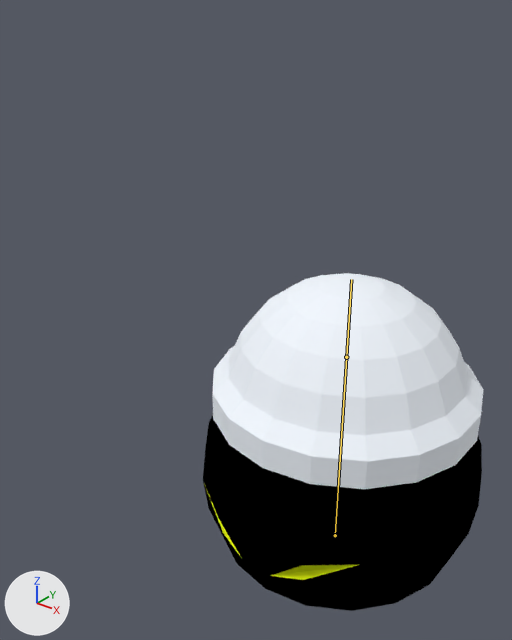
The Blender file Assets/Models/Enemy/Golem.blend, before and after one commit.
Before and after are seen from a 50 mm camera at (3.46, -5.89, 6.24) aimed at (-0.54, -0.9, 3.15). The lights are fixed; the arrows at lower left show +X, +Y and +Z. The bones that bend it are drawn over the model as lines.
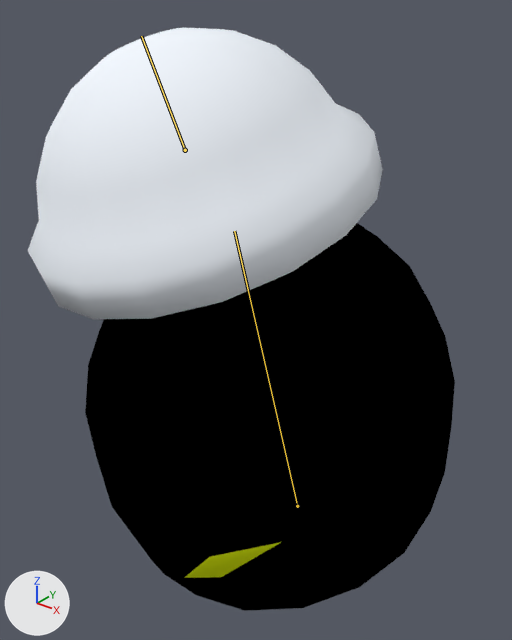
The newer file adds an action. The first version stands in its rest pose; the second is drawn at frame 11 of the action 'GolemAttack'.

Pixel boxes [x1, y1, x2, y2] of what changed, in the pictures (512 x 640 px):
```json
{"object": "Sphere", "change": "posed", "before": [212, 273, 483, 489], "after": [28, 27, 383, 319], "on screen": "31% wider, 35% taller"}
{"object": "Sphere.001", "change": "posed", "before": [203, 415, 482, 611], "after": [85, 223, 455, 611]}
{"bone": "Root", "before": "(335, 535) to (346, 357)", "after": "(297, 506) to (234, 231)"}
{"bone": "Hat", "before": "(346, 357) to (351, 279)", "after": "(185, 150) to (141, 36)"}
```

The change, as JSON lines over the scene's bpy script:
```json
{"block": "bone_root", "where": "bone_root = bpy.data.objects['Armature'].pose.bones['Root']"}
{"op": "set", "path": "bone_root.location", "old": "(0.0, 0.0, 0.0)", "new": "(0.0, 1.027, 0.842)"}
{"op": "set", "path": "bone_root.rotation_quaternion", "old": "(1.0, 0.0, 0.0, 0.0)", "new": "(0.994, 0.098, 0.01, 0.045)", "note": "degrees (0, 0, 0) -> degrees (11, 1, 5)"}
{"op": "set", "path": "bone_root.scale", "old": "(1.0, 1.0, 1.0)", "new": "(1.07, 1.32, 1.13)"}
{"block": "bone_hat", "where": "bone_hat = bpy.data.objects['Armature'].pose.bones['Hat']"}
{"op": "set", "path": "bone_hat.location", "old": "(0.0, 0.0, 0.0)", "new": "(-0.557, 2.467, 1.785)"}
{"op": "set", "path": "bone_hat.rotation_quaternion", "old": "(1.0, 0.0, 0.0, 0.0)", "new": "(0.986, 0.142, 0.037, 0.082)", "note": "degrees (0, 0, 0) -> degrees (17, 3, 10)"}
```
